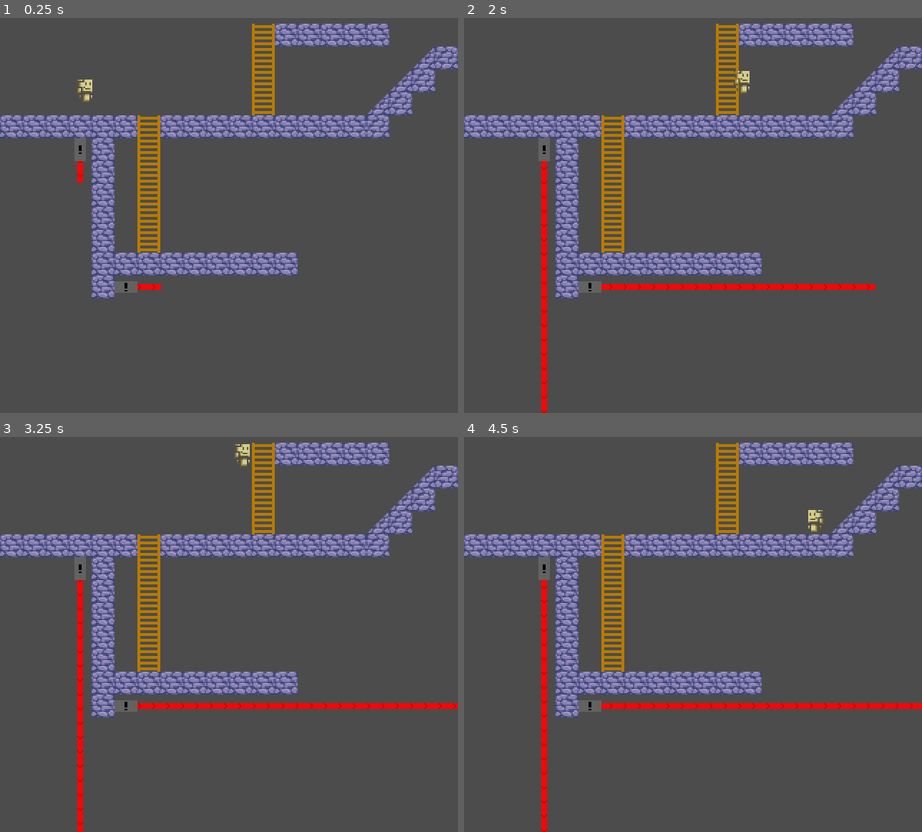
Above: before the commit, frames 1-4 (two rows, left to right).
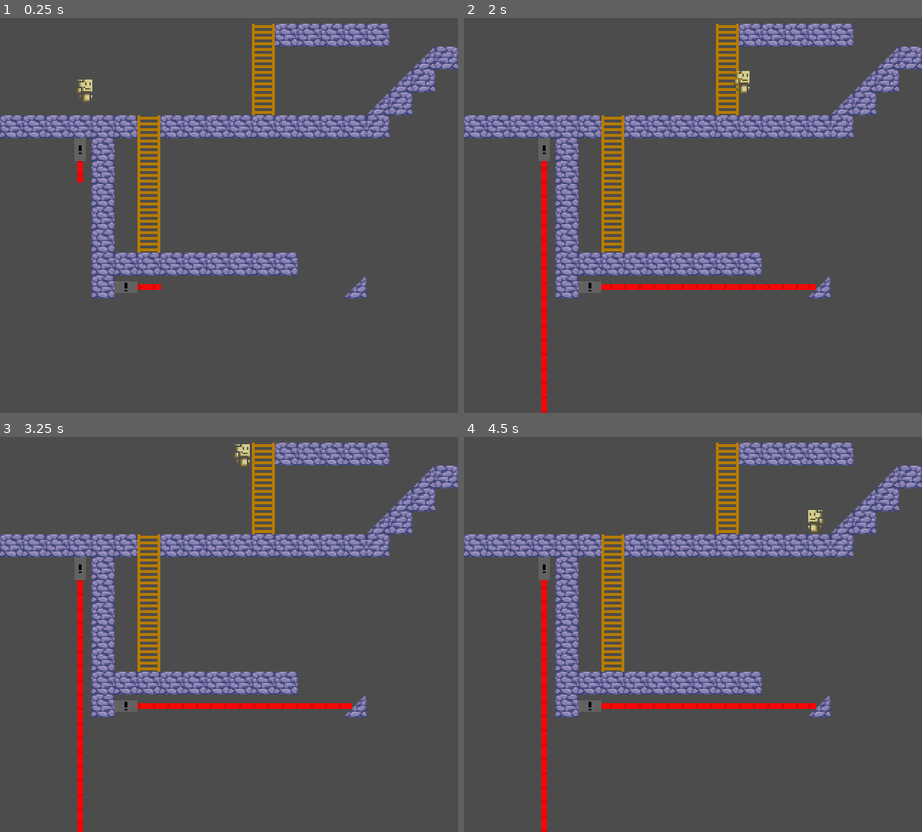
Above: after the commit, the same moments.

Repository: CodedSakura/GameJamGame
Game: Godot game, scene res://Scenes/Levels/Test.tscn
Two runs of this game, one before a commit and one after it. Both use one fixed random seed, a clock stepped at 60 frames per second and the inputs below.
Inputs (mouse positions are in pixels of both pictures, inside the frame that each line leads up to):
- Up to frame 1 (0.25 s): no input
- Up to frame 2 (2 s): move the mouse to (793, 160) at 0.52 s; hold Right (move_right) from 0.53 s (still down); click (793, 160) at 0.6 s; tap Up (jump) at 0.77, 1.52 s; move the mouse to (601, 207) at 1.27 s; click (601, 207) at 1.35 s
- Up to frame 3 (3.25 s): move the mouse to (274, 504) at 2.02 s; release Right (move_right) at 2.03 s; hold Left (move_left) 2.03-2.78 s; click (274, 504) at 2.1 s; move the mouse to (206, 693) at 2.77 s; hold Right (move_right) from 2.78 s (still down); click (206, 693) at 2.85 s; tap Up (jump) at 3.02 s
- Up to frame 4 (4.5 s): move the mouse to (830, 670) at 3.52 s; click (830, 670) at 3.6 s; tap Up (jump) at 3.77 s; move the mouse to (555, 535) at 4.27 s; release Right (move_right) at 4.28 s; hold Left (move_left) from 4.28 s (still down); click (555, 535) at 4.35 s

The runs differ from the first frame. In frame 1, 0.2% of the frame differs, in the area x 75-80%, y 65-72%; in frame 2, 0.3%; in frame 3, 0.4%; in frame 4, 0.5%, in the area x 75-100%, y 65-72%.

Commit message:
debugging stuff

Diff:
--- a/Scenes/Lazer/Lazer_Emiter_Base.gd
+++ b/Scenes/Lazer/Lazer_Emiter_Base.gd
@@ -8,7 +8,10 @@
         _beam = load("res://Scenes/Lazer/Lazer_Particle.tscn").instance()
         _beam.get_node("Sprite").rotation = _vec.angle()
         parent.add_child(_beam)
-    func update():
-        _beam.move_and_slide(_vec)
+    func update(delta):
+        var collision = _beam.move_and_collide(_vec*delta)
+        if collision:
+            var pos = collision.collider.world_to_map(_beam.global_position + _vec.normalized() * 8)
+            print(collision.collider.get_cellv(pos))
     func destroy():
         _parent.remove_child(_beam)
--- a/Scenes/Lazer/Lazer_Emiter_H.gd
+++ b/Scenes/Lazer/Lazer_Emiter_H.gd
@@ -14,7 +14,7 @@
 
 func _physics_process(delta):
     for b in beams:
-        b.update()
+        b.update(delta)
 
 func add_beam():
     if emit_left:
--- a/Scenes/Lazer/Lazer_Emiter_H.tscn
+++ b/Scenes/Lazer/Lazer_Emiter_H.tscn
@@ -10,7 +10,7 @@
 [sub_resource type="RectangleShape2D" id=2]
 extents = Vector2( 8, 4 )
 
-[node name="Node2D" type="StaticBody2D"]
+[node name="Lazer_Emiter_H" type="StaticBody2D"]
 script = ExtResource( 1 )
 
 [node name="Sprite" type="Sprite" parent="."]
--- a/Scenes/Lazer/Lazer_Emiter_V.gd
+++ b/Scenes/Lazer/Lazer_Emiter_V.gd
@@ -14,7 +14,7 @@
 
 func _physics_process(delta):
     for b in beams:
-        b.update()
+        b.update(delta)
 
 func add_beam():
     if emit_up:
--- a/Scenes/Lazer/Lazer_Emiter_V.tscn
+++ b/Scenes/Lazer/Lazer_Emiter_V.tscn
@@ -10,7 +10,7 @@
 [sub_resource type="RectangleShape2D" id=2]
 extents = Vector2( 4, 8 )
 
-[node name="StaticBody2D" type="StaticBody2D"]
+[node name="Lazer_Emiter_V" type="StaticBody2D"]
 script = ExtResource( 1 )
 
 [node name="Sprite" type="Sprite" parent="."]
--- a/Scenes/Lazer/Lazer_Particle.tscn
+++ b/Scenes/Lazer/Lazer_Particle.tscn
@@ -6,10 +6,10 @@
 extents = Vector2( 8, 2 )
 
 [node name="Node2D" type="KinematicBody2D"]
+collision_mask = 0
 
 [node name="CollisionShape2D" type="CollisionShape2D" parent="."]
 shape = SubResource( 1 )
-disabled = true
 
 [node name="Sprite" type="Sprite" parent="."]
 z_index = 1
--- a/Scenes/Levels/Test.tscn
+++ b/Scenes/Levels/Test.tscn
@@ -1,11 +1,11 @@
 [gd_scene load_steps=11 format=2]
 
-[ext_resource path="res://Scenes/Lazer/Lazer_Emiter_H.tscn" type="PackedScene" id=1]
-[ext_resource path="res://Assets/Tiles/Square.png" type="Texture" id=2]
-[ext_resource path="res://Assets/Tiles/Ladder.png" type="Texture" id=3]
-[ext_resource path="res://Assets/Tiles/Square_Slanted.png" type="Texture" id=4]
-[ext_resource path="res://Scenes/Player.tscn" type="PackedScene" id=5]
-[ext_resource path="res://Scenes/Lazer/Lazer_Emiter_V.tscn" type="PackedScene" id=6]
+[ext_resource path="res://Assets/Tiles/Square.png" type="Texture" id=1]
+[ext_resource path="res://Assets/Tiles/Ladder.png" type="Texture" id=2]
+[ext_resource path="res://Assets/Tiles/Square_Slanted.png" type="Texture" id=3]
+[ext_resource path="res://Scenes/Player.tscn" type="PackedScene" id=4]
+[ext_resource path="res://Scenes/Lazer/Lazer_Emiter_V.tscn" type="PackedScene" id=5]
+[ext_resource path="res://Scenes/Lazer/Lazer_Emiter_H.tscn" type="PackedScene" id=6]
 
 [sub_resource type="ConvexPolygonShape2D" id=1]
 points = PoolVector2Array( 0, 0, 16, 0, 16, 16, 0, 16 )
@@ -62,17 +62,17 @@
 
 [node name="Node2D" type="Node2D"]
 
-[node name="Node2D" parent="." instance=ExtResource( 1 )]
-position = Vector2( 88, 232 )
-
 [node name="TileMap" type="TileMap" parent="."]
 tile_set = SubResource( 4 )
 cell_size = Vector2( 16, 16 )
 format = 1
-tile_data = PoolIntArray( 196619, 1, 0, 196620, 0, 0, 196621 …(708 unchanged characters)… 851979, 0, 0, 851980, 0, 0, 917508, 0, 0 )
+tile_data = PoolIntArray( 196619, 1, 0, 196620, 0, 0, 196621 …(708 unchanged characters)… 851979, 0, 0, 851980, 0, 0, 917508, 0, 0, 917519, 536870914, 0 )
 
-[node name="Player" parent="." instance=ExtResource( 5 )]
+[node name="Player" parent="." instance=ExtResource( 4 )]
 position = Vector2( 58.2684, 57.5802 )
 
-[node name="StaticBody2D" parent="." instance=ExtResource( 6 )]
+[node name="Lazer_V" parent="." instance=ExtResource( 5 )]
 position = Vector2( 56, 136 )
+
+[node name="Lazer_H" parent="." instance=ExtResource( 6 )]
+position = Vector2( 88, 232 )
--- a/project.godot
+++ b/project.godot
@@ -46,11 +46,6 @@
 , Object(InputEventKey,"resource_local_to_scene":false,"resource_name":"","device":0,"alt":false,"shift":false,"control":false,"meta":false,"command":false,"pressed":false,"scancode":68,"unicode":0,"echo":false,"script":null)
  ]
 }
-mouse_left={
-"deadzone": 0.5,
-"events": [ Object(InputEventMouseButton,"resource_local_to_scene":false,"resource_name":"","device":-1,"alt":false,"shift":false,"control":false,"meta":false,"command":false,"button_mask":0,"position":Vector2( 0, 0 ),"global_position":Vector2( 0, 0 ),"factor":1.0,"button_index":1,"pressed":false,"doubleclick":false,"script":null)
- ]
-}
 
 [rendering]
 
Not shown: 3 places in Scenes/Levels/Test.tscn that only renumber resources
